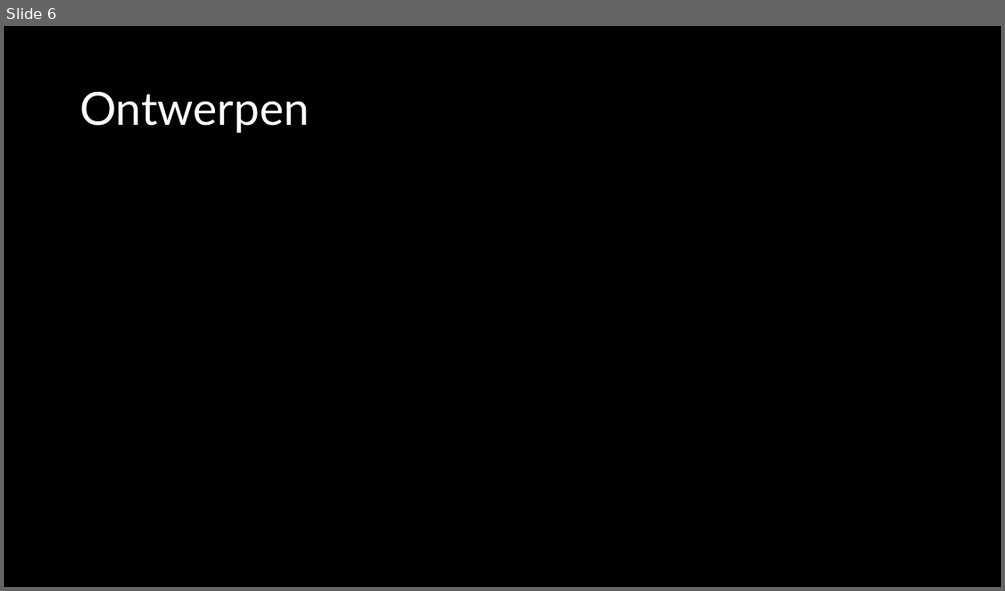
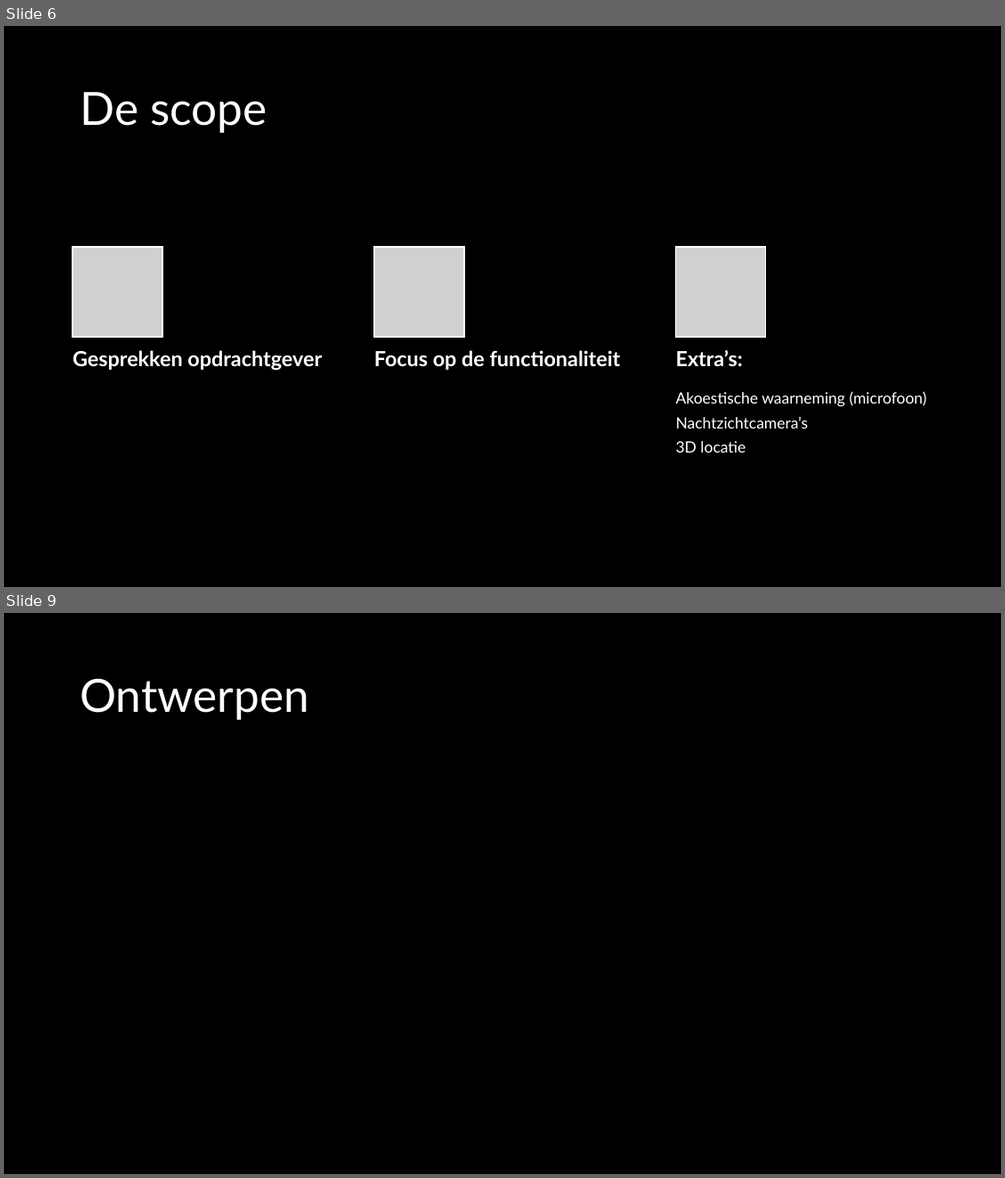
Before and after one commit to TomHeij/Project5-6, a slide deck: Opleverset_Project_5-6/Manage_&_Control/50% Presentatie.pptx. Shown one above the other, each under a label of ours: slide 6 before the commit, slides 6 and 9 after it; the slides between them are not shown. The pictures are 1005x591 and 1005x1178 pixels, drawn with LibreOffice and Linux fonts; fonts in the diff are those of the drawing; grey boxes stand for pictures. Boxes give left, top, right and bottom in pixels: in the first picture for what was removed or moved away, otherwise in the second. Text is boxed around its words. In the diff, an @@ line names an element or a change of style, - is before the commit and + after.

```diff
--- a/Opleverset_Project_5-6/Manage_&_Control/50% Presentatie.pptx
+++ b/Opleverset_Project_5-6/Manage_&_Control/50% Presentatie.pptx
@@ slide 6 added at (x1=4, y1=26, x2=1001, y2=587), background #000000 @@
@@ title added at (x1=80, y1=92, x2=267, y2=133), 44 pt, text #FFFFFF @@
+De scope
@@ group added at (x1=73, y1=248, x2=927, y2=452): 4 texts, 3 pictures @@
+Gesprekken opdrachtgever
+Focus op de functionaliteit
+Extra’s:
+Akoestische waarneming (microfoon)
+Nachtzichtcamera’s
+3D locatie
@@ what was slide 6 is now slide 9 @@
```
Also in this commit, not shown: 2 slides changed, 7 other slides added, 4 slides removed, 1 other file.
